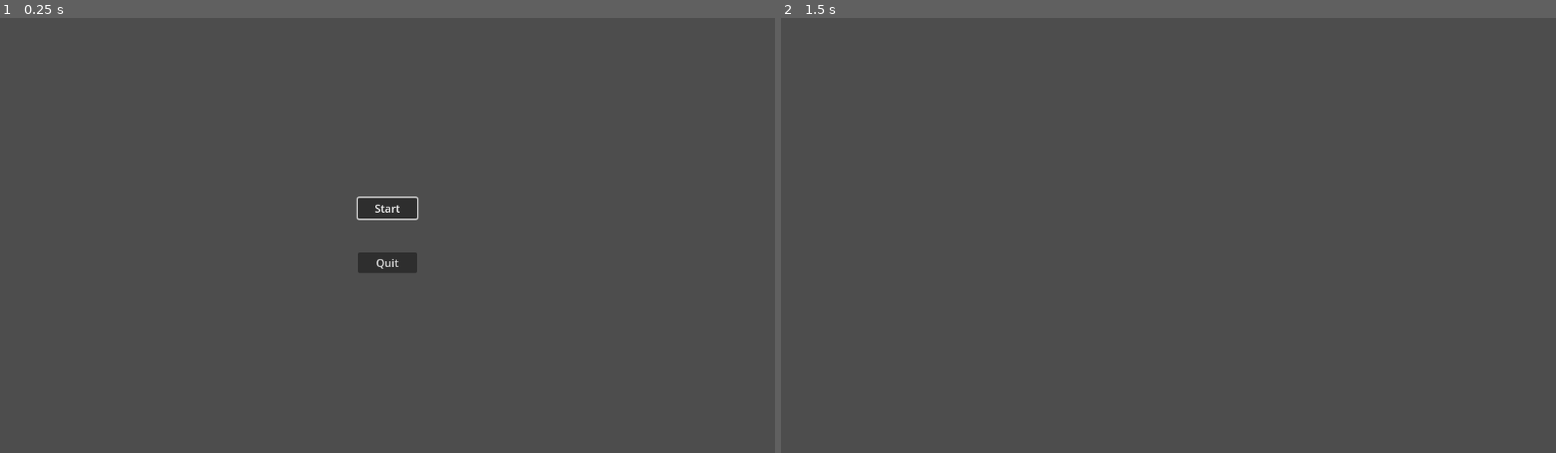
Above: before the commit, frames 1-2 (left to right).
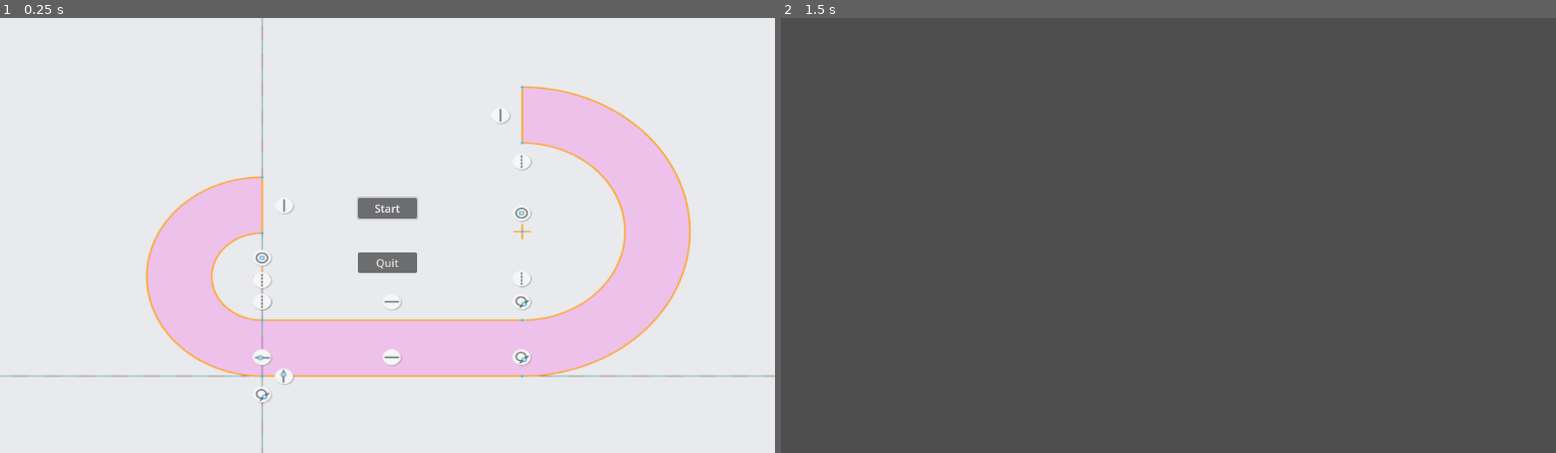
Above: after the commit, the same moments.

Repository: ajitrskul/Chillennium-Game-Jam-2025
Game: Godot game, scene res://scenes/main_menu.tscn
Same seed, same stepped clock (60 frames per second), same inputs: the game is played once before the commit and once after it.
Inputs:
- Up to frame 1 (0.25 s): no input
- Up to frame 2 (1.5 s): click "Start" at 0.5 s; tap Enter at 1.25 s

The runs differ from the first frame. In frame 1, 100% of the frame differs, in the area x 0-100%, y 0-100%; in frame 2, nothing differs.

Commit message:
Main Menu Finished minus deco

Diff:
--- a/chillennium-2025/scenes/main_menu.tscn
+++ b/chillennium-2025/scenes/main_menu.tscn
@@ -1,6 +1,10 @@
-[gd_scene load_steps=2 format=3 uid="uid://k3ch6dyd5wre"]
+[gd_scene load_steps=4 format=3 uid="uid://k3ch6dyd5wre"]
 
 [ext_resource type="Script" path="res://scripts/main_menu.gd" id="1_dodrj"]
+[ext_resource type="Texture2D" uid="uid://d0heo07y2oqii" path="res://assets/Screenshot 2025-01-30 233003.png" id="2_v62je"]
+
+[sub_resource type="StyleBoxTexture" id="StyleBoxTexture_hb2fm"]
+texture = ExtResource("2_v62je")
 
 [node name="MainMenu" type="Control"]
 layout_mode = 3
@@ -12,6 +16,7 @@
 script = ExtResource("1_dodrj")
 
 [node name="VBoxContainer" type="VBoxContainer" parent="."]
+z_index = 1
 layout_mode = 1
 anchors_preset = 8
 anchor_left = 0.5
@@ -34,5 +39,15 @@
 layout_mode = 2
 text = "Quit"
 
+[node name="Panel" type="Panel" parent="."]
+layout_mode = 1
+anchors_preset = 15
+anchor_right = 1.0
+anchor_bottom = 1.0
+grow_horizontal = 2
+grow_vertical = 2
+mouse_filter = 2
+theme_override_styles/panel = SubResource("StyleBoxTexture_hb2fm")
+
 [connection signal="pressed" from="VBoxContainer/StartButton" to="." method="_on_start_button_pressed"]
 [connection signal="pressed" from="VBoxContainer/QuitButton" to="." method="_on_quit_button_pressed"]
Binary file added: chillennium-2025/assets/Screenshot 2025-01-30 233003.png
Not shown, added: chillennium-2025/assets/Screenshot 2025-01-30 233003.png.import
